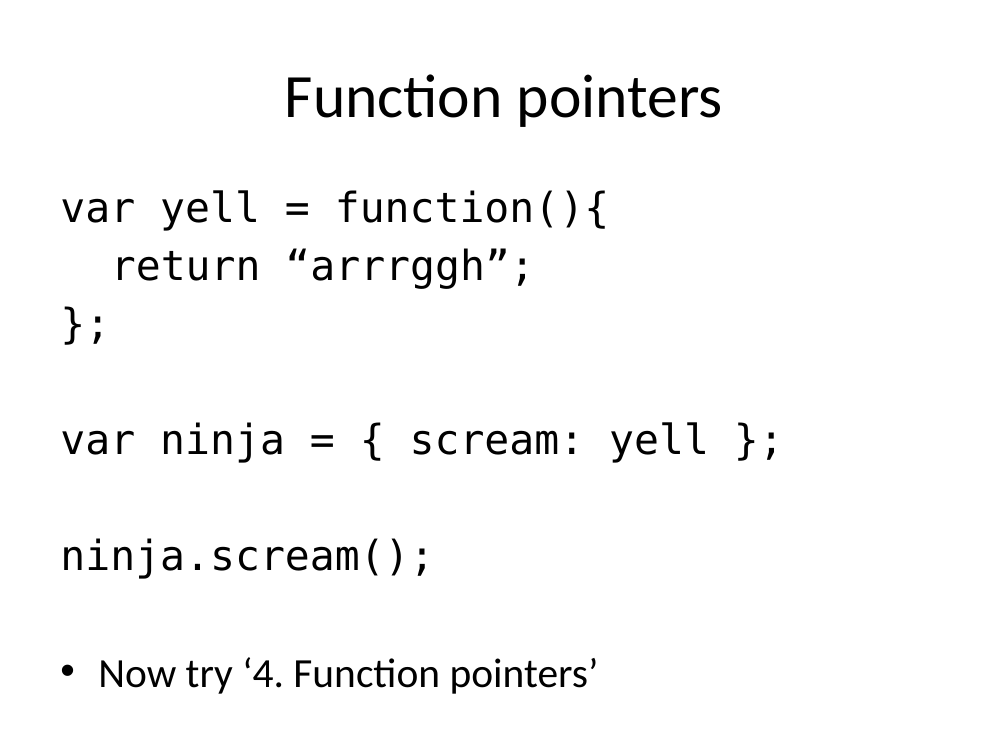
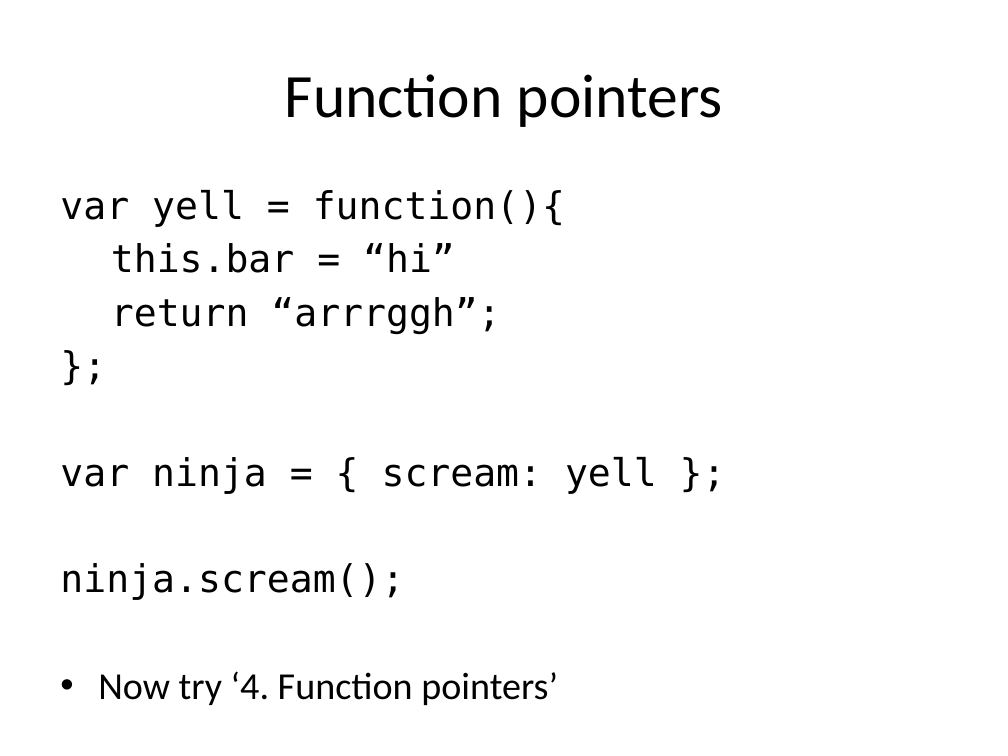
Before and after one commit to kimon-satan/SAEjavaScript, a slide deck: slide 6 of week8/slides/week8.pptx. Drawn at 1008x756 pixels with LibreOffice and Linux fonts; fonts in the diff are those of the drawing. Boxes give left, top, right and bottom in pixels: in the first picture for what was removed or moved away, otherwise in the second. Text is boxed around its words. In the diff, an @@ line names an element or a change of style, - is before the commit and + after.

```diff
--- a/week8/slides/week8.pptx
+++ b/week8/slides/week8.pptx
@@ text at box(60, 190, 657, 705): size 29.6 to 27.2 pt in "var yell = function(){", "return “arrrggh”;", "};", "var ninja = { scream: yell };" and 2 more places @@
@@ text at box(111, 243, 455, 273): paragraph added @@
+this.bar = “hi”
```
Also in this commit, not shown: 5 other files.
